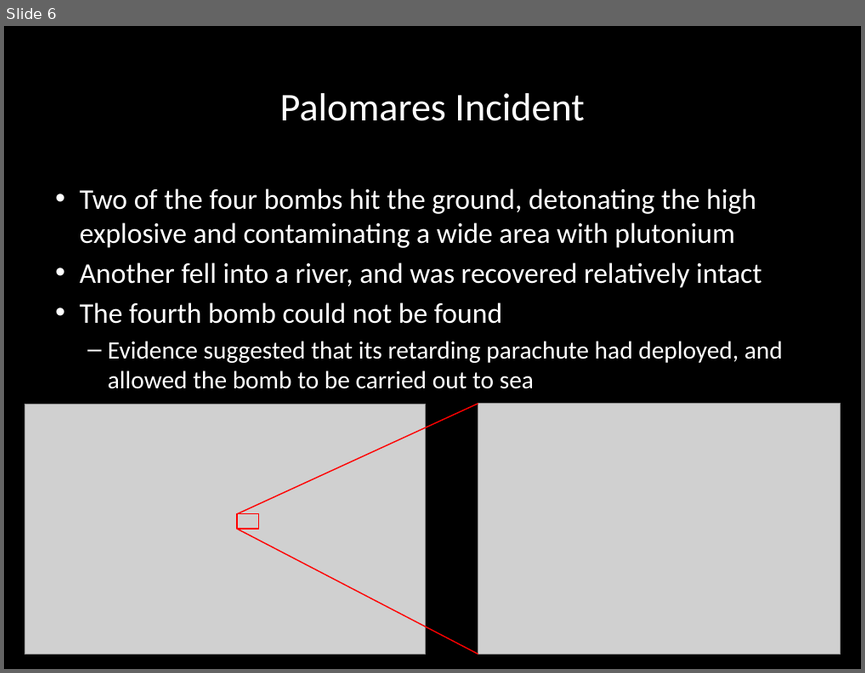
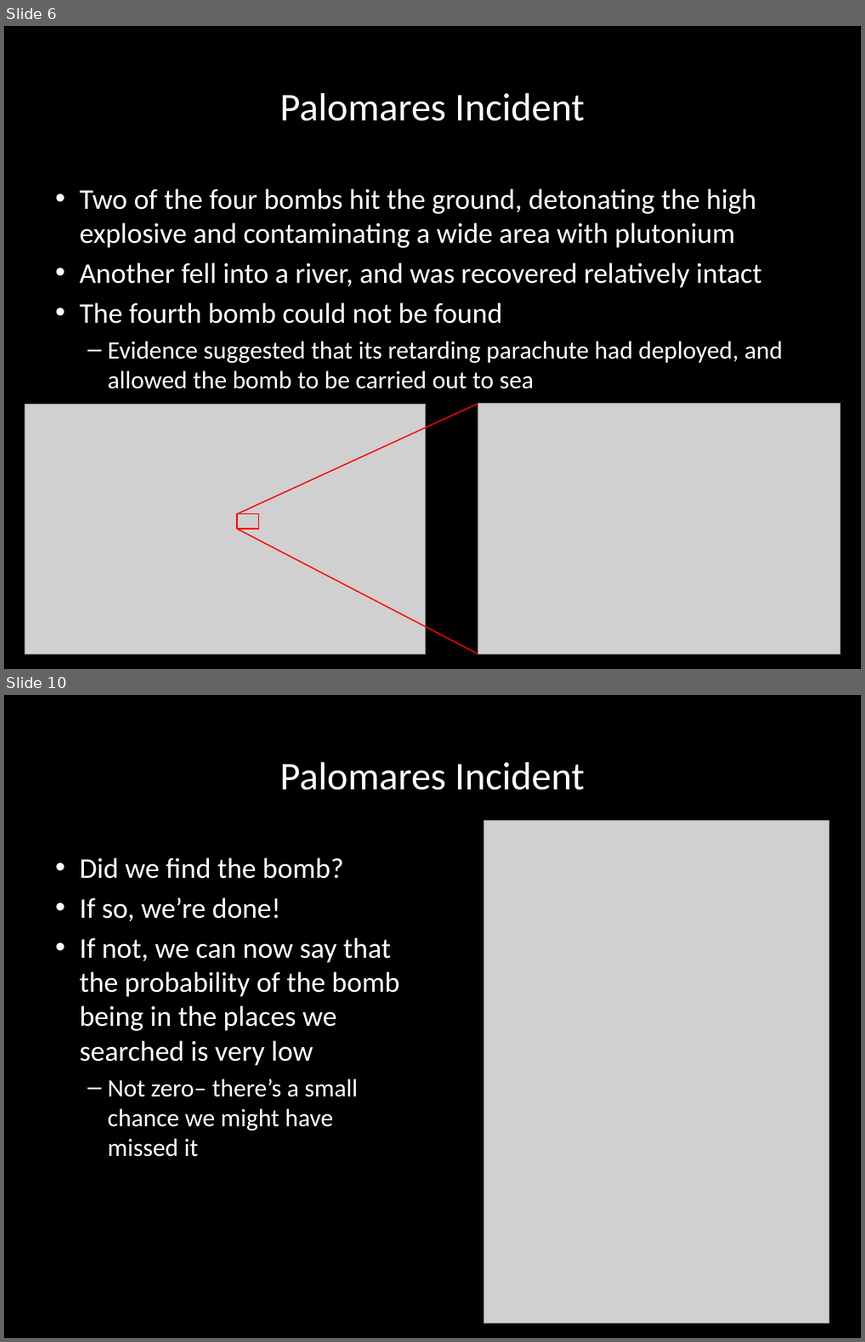
Before and after one commit to carlosgj/FRC-Training, a slide deck: Bayes.pptx. Shown one above the other, each under a label of ours: slide 6 before the commit, slides 6 and 10 after it; the slides between them are not shown. The pictures are 865x673 and 865x1342 pixels, drawn with LibreOffice and Linux fonts; fonts in the diff are those of the drawing; grey boxes stand for pictures; background and template pictures are left out. Boxes give left, top, right and bottom in pixels: in the first picture for what was removed or moved away, otherwise in the second. Text is boxed around its words. In the diff, an @@ line names an element or a change of style, - is before the commit and + after.

```diff
--- a/Bayes.pptx
+++ b/Bayes.pptx
@@ slide 10 added at bbox=[4, 695, 861, 1338], background #000000 @@
@@ title added at bbox=[280, 762, 584, 790], 33 pt, text #FFFFFF @@
+Palomares Incident
@@ picture added at bbox=[483, 821, 829, 1323] @@
@@ text added at bbox=[80, 857, 400, 1157], 24 pt, text #FFFFFF @@
+• Did we find the bomb?
+• If so, we’re done!
+• If not, we can now say that the probability of the bomb being in the places we searched is very low
+  – Not zero– there’s a small chance we might have missed it
```
Also in this commit, not shown: 2 slides changed, 3 other slides added.
